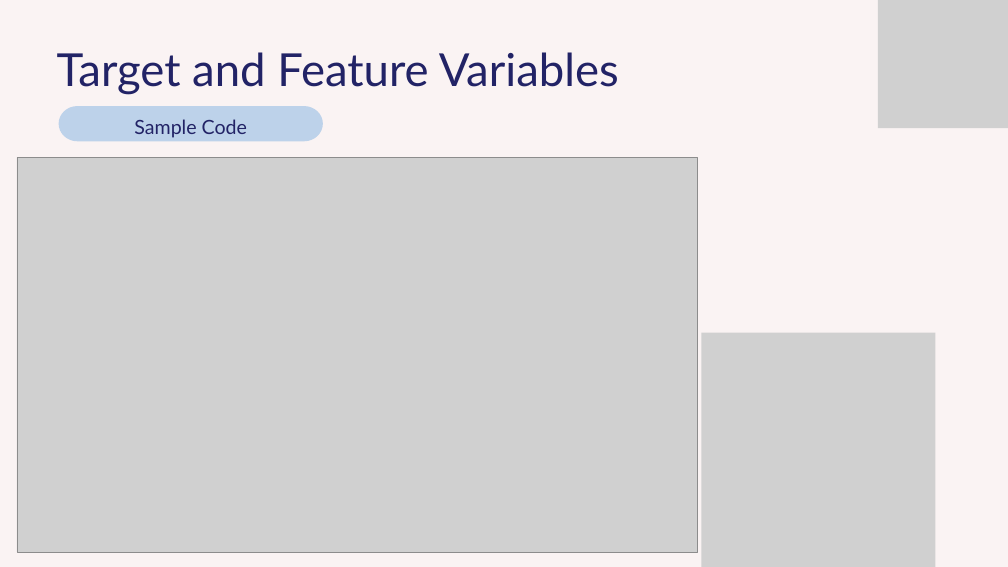
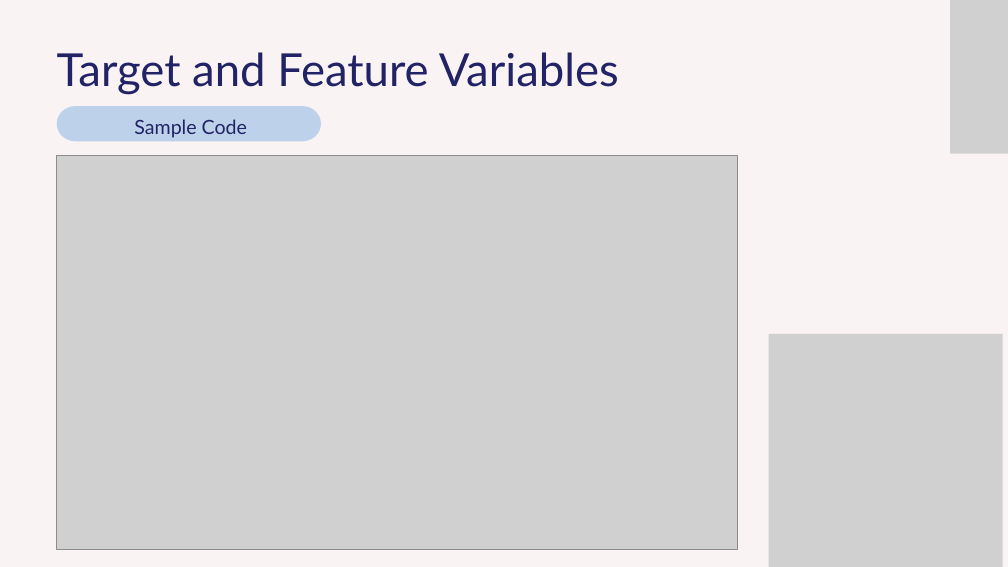
Before and after one commit to bernardtse/diabetes-prediction, a slide deck: slide 6 of presentation/presentation.pptx. Drawn at 1008x567 pixels with LibreOffice and Linux fonts; fonts in the diff are those of the drawing; grey boxes stand for pictures. Boxes give left, top, right and bottom in pixels: in the first picture for what was removed or moved away, otherwise in the second. Text is boxed around its words. In the diff, an @@ line names an element or a change of style, - is before the commit and + after.

Commit message:
minor change to a slide layout

```diff
--- a/presentation/presentation.pptx
+++ b/presentation/presentation.pptx
@@ picture: place and size @@
-picture at bbox=[878, 0, 1008, 128]
+picture at bbox=[950, 0, 1008, 153]
@@ freeform shape at bbox=[56, 106, 321, 141]: outline redrawn @@
@@ picture: place and size @@
-picture at bbox=[17, 157, 697, 552]
+picture at bbox=[56, 155, 737, 550]
@@ picture: place and size @@
-picture at bbox=[702, 333, 935, 567]
+picture at bbox=[769, 334, 1002, 567]
```
Also in this commit, not shown: 1 other slide changed.
